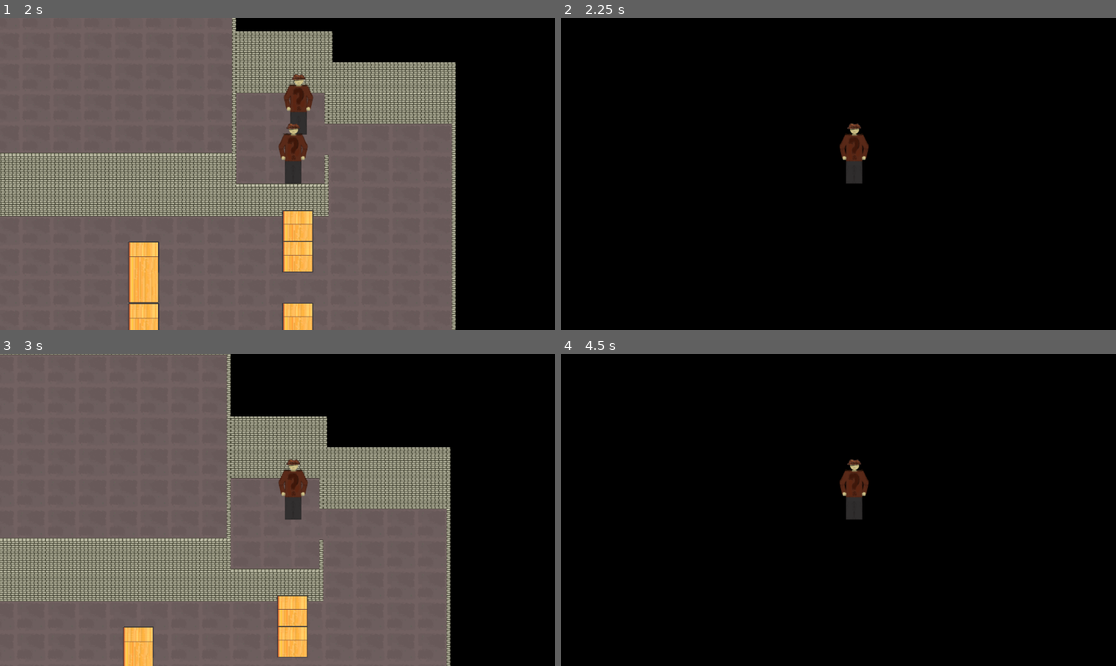
Above: before the commit, frames 1-4 (two rows, left to right).
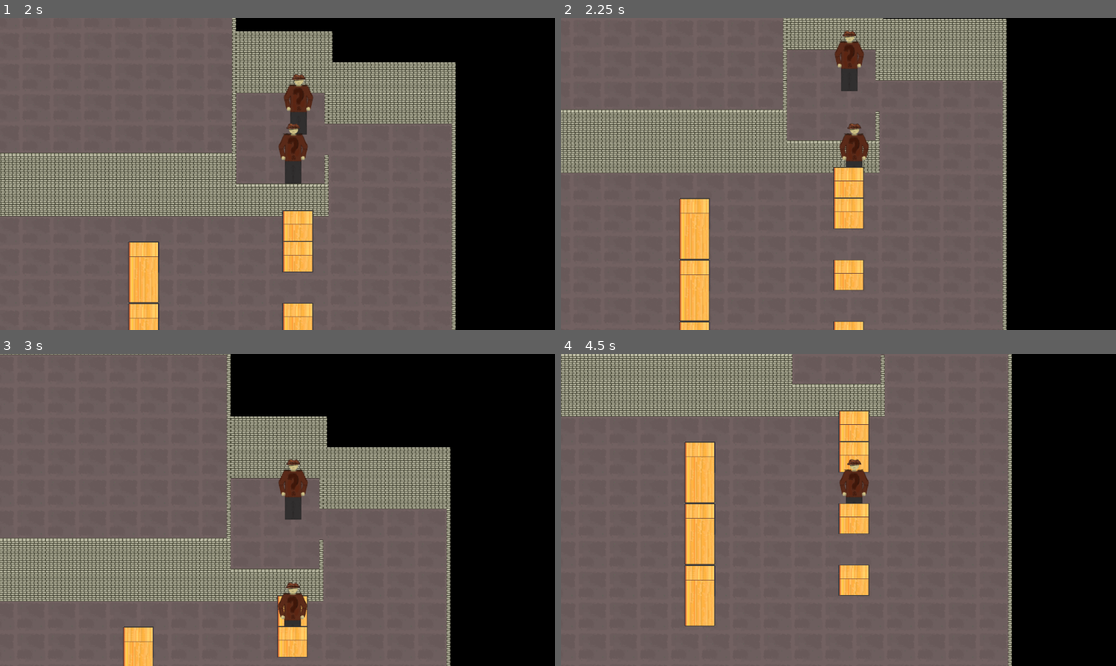
Above: after the commit, the same moments.

Repository: Alexxx180/Desert-Rage-2
Game: Godot game, scene res://assets/scenes/levels/caves/origin.tscn
Two runs of this game, one before a commit and one after it. Both use one fixed random seed, a clock stepped at 60 frames per second and the inputs below.
Inputs:
- Up to frame 1 (2 s): tap Enter at 0.5 s; hold D (right) 0.53-1.28 s; hold Shift (run) 0.53-1.28 s; tap Space at 1.25 s; hold Down (backward) from 1.28 s (still down); tap Ctrl (select) at 1.35 s
- Up to frame 2 (2.25 s): release Down (backward) at 2.03 s; hold D (right) from 2.03 s (still down); hold Shift (run) from 2.03 s (still down)
- Up to frame 3 (3 s): tap Enter at 2.75 s; release D (right) at 2.78 s; release Shift (run) at 2.78 s; hold Up (forward) from 2.78 s (still down); tap Ctrl (select) at 2.85 s
- Up to frame 4 (4.5 s): tap Space at 3.5 s; release Up (forward) at 3.53 s; hold Shift (run) 3.53-4.28 s; hold Left (left) from 3.53 s (still down); tap Enter at 4.25 s; tap Ctrl (select) at 4.35 s

Frame 1 is identical in both runs. In frame 2, 80% of the frame differs, in the area x 0-81%, y 0-100%; in frame 3, 0.5%; in frame 4, 81%, in the area x 0-82%, y 0-100%.

Commit message:
horizontal jumps character mechanic first results

Diff:
--- a/assets/scenes/actors/interactables/zones/platforming/platforms/directions.tscn
+++ /dev/null
@@ -1,12 +0,0 @@
-[gd_scene load_steps=4 format=3 uid="uid://bar4jauuflsve"]
-
-[ext_resource type="Script" path="res://assets/systems/input/platforming/platforms/directions.gd" id="1_snrop"]
-[ext_resource type="PackedScene" uid="uid://fidlaiwcm5yd" path="res://assets/scenes/actors/interactables/zones/platforming/platforms/directions/vertical.tscn" id="3_3bmik"]
-[ext_resource type="PackedScene" uid="uid://bvvyrh6vj2vjr" path="res://assets/scenes/actors/interactables/zones/platforming/platforms/directions/horizontal.tscn" id="3_p3ah3"]
-
-[node name="directions" type="Node2D"]
-script = ExtResource("1_snrop")
-
-[node name="vertical" parent="." instance=ExtResource("3_3bmik")]
-
-[node name="horizontal" parent="." instance=ExtResource("3_p3ah3")]
--- a/assets/scenes/actors/interactables/zones/platforming/platforms/directions/horizontal.tscn
+++ /dev/null
@@ -1,22 +0,0 @@
-[gd_scene load_steps=5 format=3 uid="uid://bvvyrh6vj2vjr"]
-
-[ext_resource type="Script" path="res://assets/systems/input/platforming/platforms/platform.gd" id="1_7o2jj"]
-[ext_resource type="Shape2D" uid="uid://da2dp3f1pdtvj" path="res://assets/resources/shapes/interactables/platforms/horizontal.tres" id="1_rbmy2"]
-[ext_resource type="Script" path="res://assets/systems/input/platforming/platforms/directions/bridge.gd" id="3_5av1s"]
-[ext_resource type="Script" path="res://assets/systems/input/platforming/platforms/directions/horizontal.gd" id="3_8k7aq"]
-
-[node name="horizontal" type="Area2D"]
-collision_layer = 32
-collision_mask = 68
-script = ExtResource("1_7o2jj")
-ledge_path = "../../ledge"
-
-[node name="track" type="CollisionShape2D" parent="."]
-shape = ExtResource("1_rbmy2")
-script = ExtResource("3_5av1s")
-
-[node name="axis" type="Node" parent="track"]
-script = ExtResource("3_8k7aq")
-
-[connection signal="body_entered" from="." to="." method="_on_track"]
-[connection signal="body_exited" from="." to="." method="_on_untrack"]
--- a/assets/scenes/actors/interactables/zones/platforming/platforms/directions/vertical.tscn
+++ /dev/null
@@ -1,22 +0,0 @@
-[gd_scene load_steps=5 format=3 uid="uid://fidlaiwcm5yd"]
-
-[ext_resource type="Shape2D" uid="uid://ccb3qe1m2vjs" path="res://assets/resources/shapes/interactables/platforms/vertical.tres" id="1_escdq"]
-[ext_resource type="Script" path="res://assets/systems/input/platforming/platforms/directions/vertical.gd" id="1_llb5r"]
-[ext_resource type="Script" path="res://assets/systems/input/platforming/platforms/platform.gd" id="1_tqew0"]
-[ext_resource type="Script" path="res://assets/systems/input/platforming/platforms/directions/bridge.gd" id="3_04e6q"]
-
-[node name="vertical" type="Area2D"]
-collision_layer = 32
-collision_mask = 68
-script = ExtResource("1_tqew0")
-ledge_path = "../../ledge"
-
-[node name="track" type="CollisionShape2D" parent="."]
-shape = ExtResource("1_escdq")
-script = ExtResource("3_04e6q")
-
-[node name="axis" type="Node" parent="track"]
-script = ExtResource("1_llb5r")
-
-[connection signal="body_entered" from="." to="." method="_on_track"]
-[connection signal="body_exited" from="." to="." method="_on_untrack"]
--- a/assets/systems/input/character/processing/platforming.gd
+++ b/assets/systems/input/character/processing/platforming.gd
@@ -4,4 +4,5 @@
 @onready var platform = get_node("../../detectors/platform/ledge/platforming")
 
 func _input(_event):
+	print("Direction: ", input.direction)
 	platform.perform_jump(input.direction)
--- a/assets/systems/input/platforming/character/ledges.gd
+++ b/assets/systems/input/platforming/character/ledges.gd
@@ -17,11 +17,11 @@
 		hero.processing.movement = mode
 
 func append(ledge: Node2D):
-	print("APPEND, ID: ", ledge.get_instance_id(), ", NAME: ", ledge.name)
+	# print("APPEND, ID: ", ledge.get_instance_id(), ", NAME: ", ledge.name)
 	ledges[ledge.get_instance_id()] = ledge
 	update(size + 1, ledge, will, func(x): return x > 2)
 
 func remove(ledge: Node2D):
-	print("REMOVE, ID: ", ledge.get_instance_id(), ", NAME: ", ledge.name)
+	# print("REMOVE, ID: ", ledge.get_instance_id(), ", NAME: ", ledge.name)
 	ledges.erase(ledge.get_instance_id())
 	update(size - 1, ledge, wont, func(x): return x == 0)
--- a/assets/systems/input/platforming/character/platforming.gd
+++ b/assets/systems/input/platforming/character/platforming.gd
@@ -20,7 +20,8 @@
 
 func _jump_to_place(direction: Vector2i):
 	if ledge.name == "ledge":
-		hero.position = ledge.position
+		print("Jump from : ", hero.position, " To: ", ledge.pos)
+		hero.position = ledge.pos
 	else:
 		hero.position = _to_floor(direction)
 
@@ -31,9 +32,9 @@
 	var i: int = data.size
 	while i > 0 and not jump:
 		i = i - 1
-		print("Iteration: ", i)
+		print()
 		ledge = ledges[i]
-		print("Ledge: ", ledge.name, ", Hero: ", hero.surface.F, " = Floor: ", ledge.F)
+		# print("Iteration: ", i, ", Ledge: ", ledge.name, ", Hero: ", hero.surface.F, " = Floor: ", ledge.F)
 		if hero.surface.F == ledge.F:
 			jump = checks.observe(direction, ledge.pos)
 
--- a/assets/systems/input/platforming/floor/ledge.gd
+++ b/assets/systems/input/platforming/floor/ledge.gd
@@ -6,7 +6,7 @@
 
 var pos: Vector2:
 	get:
-		return size.basis + position
+		return Vector2(size.basis.x, size.basis.y + position.y)
 
 var floors: Array[int] = [0]
 var GF: int:
--- a/assets/systems/input/platforming/platforms/directions.gd
+++ /dev/null
@@ -1,16 +0,0 @@
-extends Node2D
-
-@onready var box: Node2D = get_node("../..")
-@onready var horizontal: CollisionShape2D = $horizontal/track
-@onready var vertical: CollisionShape2D = $vertical/track
-
-func _init(direction: Node2D):
-	direction.track.route = { box.name : box }
-
-func _ready():
-	for direction in [horizontal, vertical]:
-		_init(direction)
-
-func determine_jump(hero: CharacterBody2D):
-	for direction in [horizontal, vertical]:
-		direction.jump(hero)
--- a/assets/systems/input/platforming/platforms/directions/bridge.gd
+++ /dev/null
@@ -1,28 +0,0 @@
-extends CollisionShape2D
-
-var route: Dictionary
-var ledge: Node2D = null
-@onready var axis: Node = $axis
-
-func front(hero: float, box: float) -> bool: return hero > box
-func back(hero: float, box: float) -> bool: return hero < box
-
-func _ready() -> void:
-	axis.send_sides(front, back)
-
-func jump(hero: CharacterBody2D) -> void:
-	print("HERO JUMPED")
-	if not axis.sides.has(hero.direction): return
-	var boxes: Array[Node2D] = route.values()
-	var i: int = boxes.size() - 1
-	while i > 0 and not axis.jump(hero, boxes[i]): i = i - 1
-
-func parallel(box: String) -> void: if route.has(box): route.erase(box)
-
-func intersect(body: StaticBody2D) -> void:
-	var id = body.get_instance_id()
-	print(id)
-	if route.has(id):
-		printerr("Platform '", id, "' already present!")
-	elif ledge == null or body.F == ledge.F:
-		route[id] = body
--- a/assets/systems/input/platforming/platforms/directions/horizontal.gd
+++ /dev/null
@@ -1,14 +0,0 @@
-extends Node
-
-var sides: Dictionary
-
-func send_sides(front: Callable, back: Callable):
-	sides = { "left": front, "right": back }
-
-func _can_jump(hero: Node2D, box: Vector2) -> bool:
-	return sides[hero.direction].call(hero.position.x, box.x)
-
-func jump(hero: Node2D, box: Node2D) -> bool:
-	var reach: bool = _can_jump(hero, box.position)
-	if reach: hero.position.x = box.position.x
-	return reach
--- a/assets/systems/input/platforming/platforms/directions/vertical.gd
+++ /dev/null
@@ -1,14 +0,0 @@
-extends Node
-
-var sides: Dictionary
-
-func send_sides(front: Callable, back: Callable):
-	sides = { "forward": front, "backward": back }
-
-func _can_jump(hero: Node2D, box: Vector2) -> bool:
-	return sides[hero.direction].call(hero.position.y, box.y)
-
-func jump(hero: Node2D, box: Node2D) -> bool:
-	var reach: bool = _can_jump(hero, box.position)
-	if reach: hero.position.y = box.position.y
-	return reach
--- a/assets/systems/input/platforming/platforms/platform.gd
+++ /dev/null
@@ -1,43 +0,0 @@
-extends Area2D
-
-@export var ledge_path: String = ""
-@onready var track: CollisionShape2D = $track
-
-var directions
-
-const will: int = Node.PROCESS_MODE_INHERIT
-const wont: int = Node.PROCESS_MODE_DISABLED
-
-func _ready() -> void:
-	directions = get_node("..")
-	print(directions.name, " / ", directions.has_method("_ready"))
-	if ledge_path != "":
-		track.ledge = get_node(ledge_path)
-
-func redefine_input(hero: CharacterBody2D, jump: int, move: int):
-	hero.set_platforming(jump)
-	hero.set_movement(move)
-
-func _is_player(body: Node2D) -> bool:
-	return (body is CharacterBody2D and track.ledge != null
-		and body.floor.F == track.ledge.F)
-
-func _on_track(body: Node2D):
-	print("GOT IT")
-	if body is CharacterBody2D and track.ledge != null:
-		#print(track.ledge == null)
-		print("HERO: ", body.floor.F, ", LEDGE: ", track.ledge.F)
-	if _is_player(body):
-		redefine_input(body, will, wont)
-		directions.determine_jump(body)
-		body.platforming.at(directions)
-		print("PLATFORMING")
-	elif body is StaticBody2D:
-		track.intersect(body)
-
-func _on_untrack(body: Node2D):
-	if _is_player(body):
-		redefine_input(body, wont, will)
-		print("MOVING")
-	elif body is StaticBody2D:
-		track.parallel(body)
